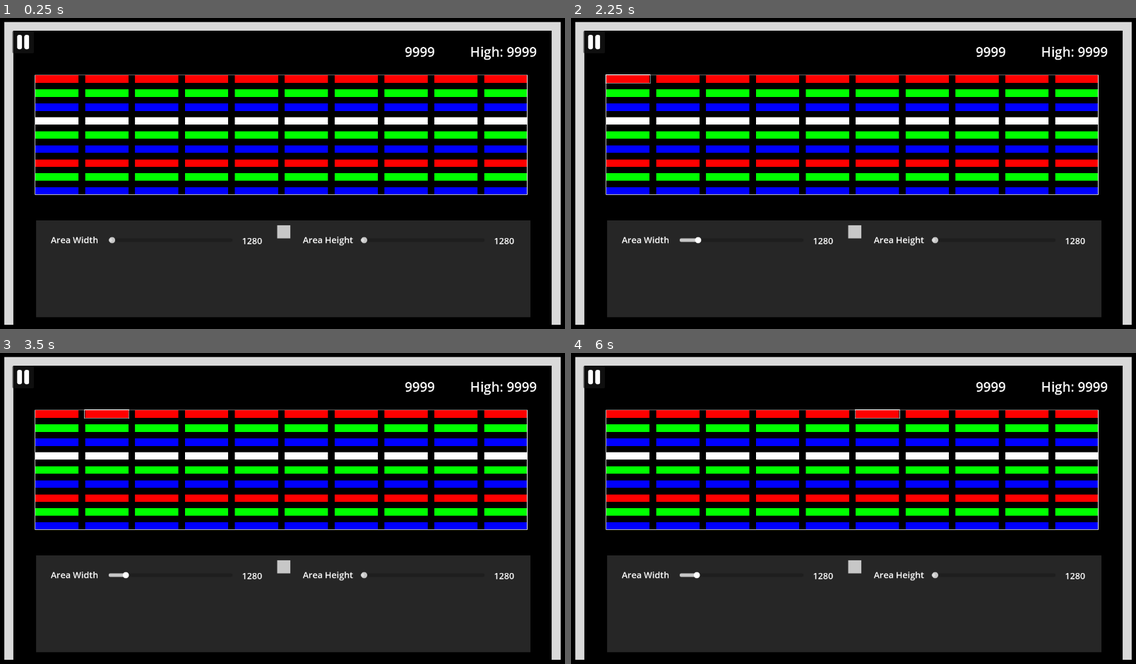
Above: before the commit, frames 1-4 (two rows, left to right).
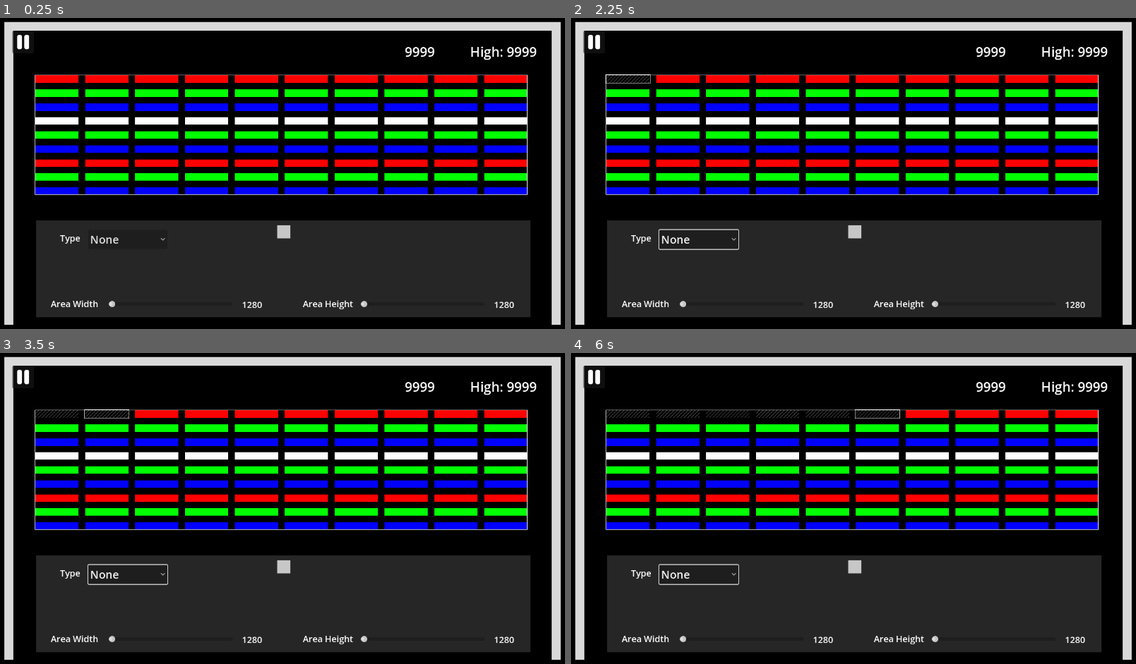
Above: after the commit, the same moments.

Repository: aaronchn99/Breakout
Game: Godot game, scene res://LevelEditor/EditorMain.tscn
Same seed, same stepped clock (60 frames per second), same inputs: the game is played once before the commit and once after it. This scene is started directly instead of the project's main scene.
Inputs (mouse positions are in pixels of both pictures, inside the frame that each line leads up to):
- Up to frame 1 (0.25 s): no input
- Up to frame 2 (2.25 s): click (700, 238) at 0.5 s, where only the run after the commit has a clickable "None"; click (593, 42) at 1.25 s; tap Enter at 2 s; move the mouse to (627, 80) at 2.02 s; hold Right (ui_right) from 2.03 s (still down); click (627, 80) at 2.17 s
- Up to frame 3 (3.5 s): tap Space at 2.75 s; move the mouse to (107, 415) at 2.77 s; release Right (ui_right) at 2.78 s; hold Left (ui_left) from 2.78 s (still down); click (107, 415) at 2.92 s
- Up to frame 4 (6 s): tap Enter at 3.5, 5 s; move the mouse to (729, 415) at 3.52 s; release Left (ui_left) at 3.53 s; hold Right (ui_right) 3.53-5.03 s; click (729, 415) at 3.67 s; tap Space at 4.25, 5.75 s; move the mouse to (780, 415) at 4.27 s; click (780, 415) at 4.42 s; move the mouse to (825, 415) at 5.02 s; hold Left (ui_left) from 5.03 s (still down); click (825, 415) at 5.17 s; move the mouse to (876, 415) at 5.77 s; click (876, 415) at 5.92 s

The runs differ from the first frame. In frame 1, 0.7% of the frame differs, in the area x 9-91%, y 69-94%; in frame 2, 1.1%; in frame 3, 1.3%; in frame 4, 2.0%, in the area x 6-91%, y 18-94%.

Commit message:
Feat(Editor):Change Brick Type

Diff:
--- a/LevelEditor/EditorMain.gd
+++ b/LevelEditor/EditorMain.gd
@@ -5,6 +5,7 @@
 var empty_brick = preload("res://LevelEditor/Bricks/empty_brick.tscn")
 var break_brick = preload("res://LevelEditor/Bricks/breakable_brick.tscn")
 var unbreak_brick = preload("res://LevelEditor/Bricks/unbreakable_brick.tscn")
+var brick_types = [empty_brick, break_brick, unbreak_brick]
 
 var level_list
 var brick_array : Array
@@ -13,6 +14,11 @@
 		$Bricks/CursorRect.position = brick.position - Vector2.ONE
 		$Bricks/CursorRect.size = brick.size + 3*Vector2.ONE
 		$Bricks/CursorRect.visible = true
+
+		var coords = brick.get_meta('Coordinates')
+		var i = $EditPanel/BrickType/OptionButton.selected
+		brick = create_brick(brick_types[i], coords.x, coords.y)
+		selected_brick = brick
 
 var gap : float
 var rows : int
@@ -92,3 +98,7 @@
 	if event is InputEventMouseButton and event.button_index == MOUSE_BUTTON_LEFT:
 		if event.pressed:
 			selected_brick = brick
+
+# When BrickType option changed
+func on_change_brick_type(type):
+	selected_brick = selected_brick
--- a/LevelEditor/EditorMain.tscn
+++ b/LevelEditor/EditorMain.tscn
@@ -159,12 +159,42 @@
 offset_bottom = 220.0
 color = Color(0.407843, 0.407843, 0.407843, 0.368627)
 
+[node name="BrickType" type="Control" parent="EditPanel"]
+anchors_preset = 0
+offset_left = 39.0
+offset_top = 19.0
+offset_right = 79.0
+offset_bottom = 59.0
+
+[node name="Label" type="Label" parent="EditPanel/BrickType"]
+layout_mode = 0
+offset_left = 15.0
+offset_top = 7.0
+offset_right = 62.0
+offset_bottom = 35.0
+text = "Type"
+
+[node name="OptionButton" type="OptionButton" parent="EditPanel/BrickType"]
+layout_mode = 0
+offset_left = 79.0
+offset_top = 3.0
+offset_right = 168.0
+offset_bottom = 46.0
+item_count = 3
+selected = 0
+popup/item_0/text = "None"
+popup/item_0/id = 0
+popup/item_1/text = "Breakable"
+popup/item_1/id = 1
+popup/item_2/text = "Unbreakable"
+popup/item_2/id = 2
+
 [node name="AreaWidth" type="Control" parent="EditPanel"]
 anchors_preset = 0
 offset_left = 33.0
-offset_top = 30.0
+offset_top = 175.0
 offset_right = 523.0
-offset_bottom = 62.0
+offset_bottom = 207.0
 
 [node name="Label" type="Label" parent="EditPanel/AreaWidth"]
 layout_mode = 0
@@ -191,9 +221,9 @@
 [node name="AreaHeight" type="Control" parent="EditPanel"]
 anchors_preset = 0
 offset_left = 604.0
-offset_top = 30.0
+offset_top = 175.0
 offset_right = 1094.0
-offset_bottom = 62.0
+offset_bottom = 207.0
 
 [node name="Label" type="Label" parent="EditPanel/AreaHeight"]
 layout_mode = 0
@@ -220,3 +250,4 @@
 [connection signal="button_down" from="Pause/PauseMenu/Restart" to="." method="_on_paddle_miss"]
 [connection signal="button_up" from="Pause/PauseMenu/Restart" to="." method="restart"]
 [connection signal="button_down" from="Pause/PauseMenu/Back" to="." method="_back_to_menu"]
+[connection signal="item_selected" from="EditPanel/BrickType/OptionButton" to="." method="on_change_brick_type"]
